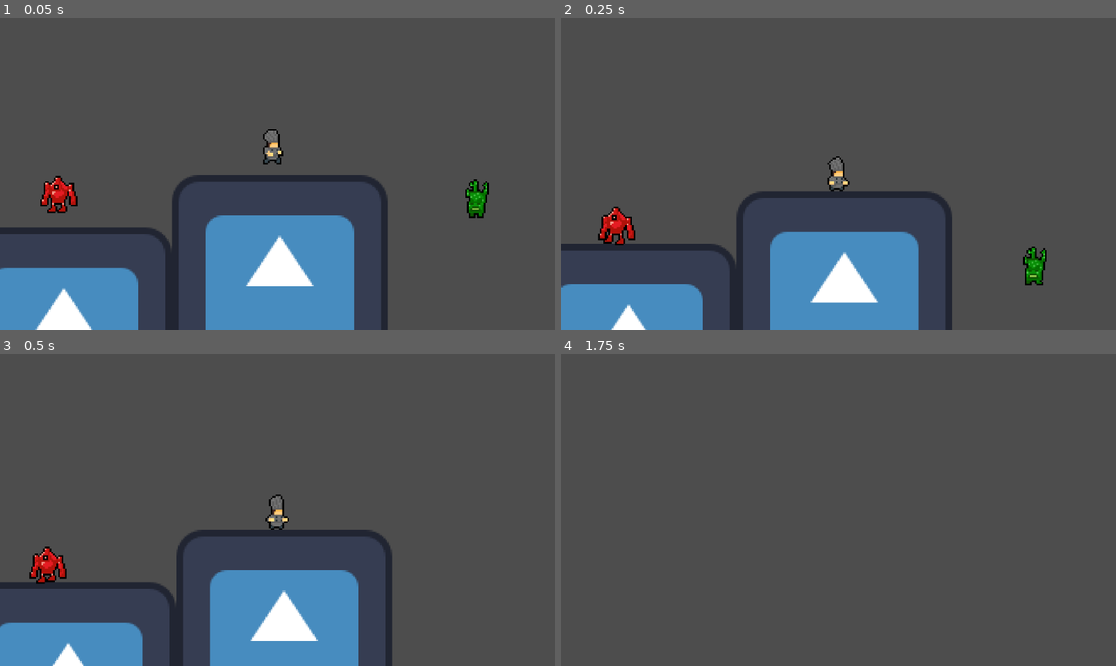
Above: before the commit, frames 1-4 (two rows, left to right).
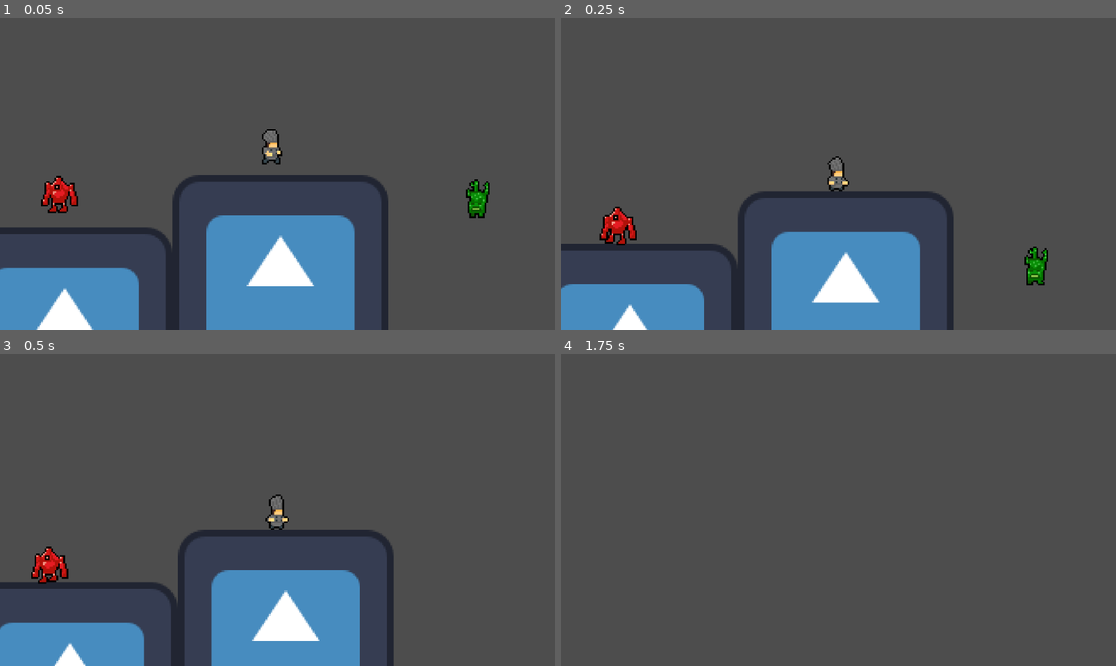
Above: after the commit, the same moments.

Repository: JomarMonreal/Super-Sous-Chef-Sonny-s-Colorful-Story-
Game: Godot game, scene res://prototype.tscn
The game is run twice, just before and just after one commit, with the same random seed, the same clock (stepped at 60 frames per second) and the same inputs. The engine's default icon, where the game draws it, is replaced by a stand-in: a white triangle on a blue panel in a dark square.
Inputs:
- Up to frame 1 (0.05 s): no input
- Up to frame 2 (0.25 s): no input
- Up to frame 3 (0.5 s): no input
- Up to frame 4 (1.75 s): hold Right (move_right) from 0.53 s (still down); tap C (dash) at 0.6, 1.35 s; tap Up (jump) at 0.77, 1.52 s

The runs differ from the first frame. In frame 1, 0.9% of the frame differs, in the area x 0-89%, y 35-100%; in frame 2, 1.5%, in the area x 0-88%, y 44-100%; in frame 3, 1.3%; in frame 4, nothing differs.

Commit message:
feat: Added collision layer and masks manipulation to show friendly fire

Diff:
--- a/Objects/Chef/Chef.tscn
+++ b/Objects/Chef/Chef.tscn
@@ -246,7 +246,9 @@
 
 [node name="Chef" type="CharacterBody2D"]
 z_index = 1
-position = Vector2(-1, -1)
+position = Vector2(-2, -1)
+collision_layer = 4
+collision_mask = 9
 script = ExtResource("1_bh4l4")
 
 [node name="SideScrollingMovement" type="Node" parent="."]
@@ -280,6 +282,8 @@
 [node name="ColorComponent" parent="AnimatedSprite2D" instance=ExtResource("40_bpugb")]
 
 [node name="Hitbox" type="Area2D" parent="."]
+collision_layer = 8
+collision_mask = 9
 
 [node name="CollisionShape2D" type="CollisionShape2D" parent="Hitbox"]
 position = Vector2(0, 1)
--- a/Objects/Chef/chef.gd
+++ b/Objects/Chef/chef.gd
@@ -31,6 +31,7 @@
 func _on_hitbox_body_entered(body: Node2D) -> void:
 	if ((body is Enemy or body is Bullet) and !health_controller.is_hurt and !dash_controller.is_on_cooldown):
 		if body is Enemy:
+			print(body)
 			health_controller.take_damage(1)
 			enemy_entered = body
 
--- a/Objects/Enemy/Scenes/BlueEnemy.tscn
+++ b/Objects/Enemy/Scenes/BlueEnemy.tscn
@@ -130,7 +130,9 @@
 height = 18.0
 
 [node name="BlueEnemy" type="CharacterBody2D"]
+collision_layer = 2
 script = ExtResource("1_r18gc")
+node_color = 2
 
 [node name="SideScrollingWalkMovement" type="Node2D" parent="." node_paths=PackedStringArray("left_ray", "right_ray")]
 script = ExtResource("2_dxjjj")
--- a/Objects/Enemy/Scenes/GreenEnemy.tscn
+++ b/Objects/Enemy/Scenes/GreenEnemy.tscn
@@ -130,7 +130,9 @@
 height = 22.0
 
 [node name="GreenEnemy" type="CharacterBody2D"]
+collision_layer = 2
 script = ExtResource("1_bnjh4")
+node_color = 1
 
 [node name="SideScrollingWalkMovement" type="Node2D" parent="." node_paths=PackedStringArray("left_ray", "right_ray")]
 script = ExtResource("2_sejbl")
--- a/Objects/Enemy/Scenes/OrangeEnemy.tscn
+++ b/Objects/Enemy/Scenes/OrangeEnemy.tscn
@@ -130,7 +130,9 @@
 height = 20.0
 
 [node name="OrangeEnemy" type="CharacterBody2D"]
+collision_layer = 2
 script = ExtResource("1_msn7c")
+node_color = 5
 
 [node name="SideScrollingWalkMovement" type="Node2D" parent="." node_paths=PackedStringArray("left_ray", "right_ray")]
 script = ExtResource("2_irjtd")
--- a/Objects/Enemy/Scenes/PurpleEnemy.tscn
+++ b/Objects/Enemy/Scenes/PurpleEnemy.tscn
@@ -142,7 +142,9 @@
 height = 18.0
 
 [node name="PurpleEnemy" type="CharacterBody2D"]
+collision_layer = 2
 script = ExtResource("1_qcsdd")
+node_color = 4
 
 [node name="SideScrollingWalkMovement" type="Node2D" parent="." node_paths=PackedStringArray("left_ray", "right_ray")]
 script = ExtResource("2_toqif")
--- a/Objects/Enemy/Scenes/RedEnemy.tscn
+++ b/Objects/Enemy/Scenes/RedEnemy.tscn
@@ -130,6 +130,8 @@
 height = 22.0
 
 [node name="RedEnemy" type="CharacterBody2D"]
+position = Vector2(-2, 0)
+collision_layer = 2
 script = ExtResource("1_2mbld")
 
 [node name="SideScrollingWalkMovement" type="Node2D" parent="." node_paths=PackedStringArray("left_ray", "right_ray")]
--- a/Objects/Enemy/Scenes/YellowEnemy.tscn
+++ b/Objects/Enemy/Scenes/YellowEnemy.tscn
@@ -130,7 +130,9 @@
 height = 22.0
 
 [node name="YellowEnemy" type="CharacterBody2D"]
+collision_layer = 2
 script = ExtResource("1_p38gn")
+node_color = 3
 
 [node name="SideScrollingWalkMovement" type="Node2D" parent="." node_paths=PackedStringArray("left_ray", "right_ray")]
 script = ExtResource("2_nws34")
@@ -174,6 +176,7 @@
 [node name="EnemyLeftRay" type="RayCast2D" parent="."]
 position = Vector2(-8, 0)
 target_position = Vector2(-30, 0)
+collision_mask = 3
 
 [node name="EnemyStateManager" type="Node" parent="."]
 script = ExtResource("28_gerfo")
--- a/Objects/Enemy/States/enemy_walk.gd
+++ b/Objects/Enemy/States/enemy_walk.gd
@@ -18,6 +18,12 @@
 func process(delta: float) -> int:
 	var enemy := entity as Enemy
 
+	if enemy.node_color == ColorController.current_game_color:
+		left_ray.set_collision_mask_value(3, false)
+		right_ray.set_collision_mask_value(3, false)
+	else:
+		left_ray.set_collision_mask_value(3, true)
+		right_ray.set_collision_mask_value(3, true)
 	if !enemy.dash_controller.is_dashing and !enemy.dash_controller.is_on_cooldown:
 		if left_ray.is_colliding() and enemy.character_movement.direction < 0:
 			if left_ray.get_collider() is Chef:
--- a/Objects/Enemy/enemy.gd
+++ b/Objects/Enemy/enemy.gd
@@ -1,5 +1,7 @@
 extends CharacterBody2D
 class_name Enemy
+
+@export var node_color: ColorController.GameColor
 
 @onready var states: EnemyStateManager = $EnemyStateManager
 @onready var character_movement: SideScrollingWalkMovement = $SideScrollingWalkMovement
@@ -13,6 +15,10 @@
 	states.init(self)
 
 func _process(delta: float) -> void:
+	if node_color == ColorController.current_game_color:
+		set_collision_layer_value(4, false)
+	else:
+		set_collision_layer_value(4, true)
 	states.process(delta)
 
 func _physics_process(delta: float) -> void:
